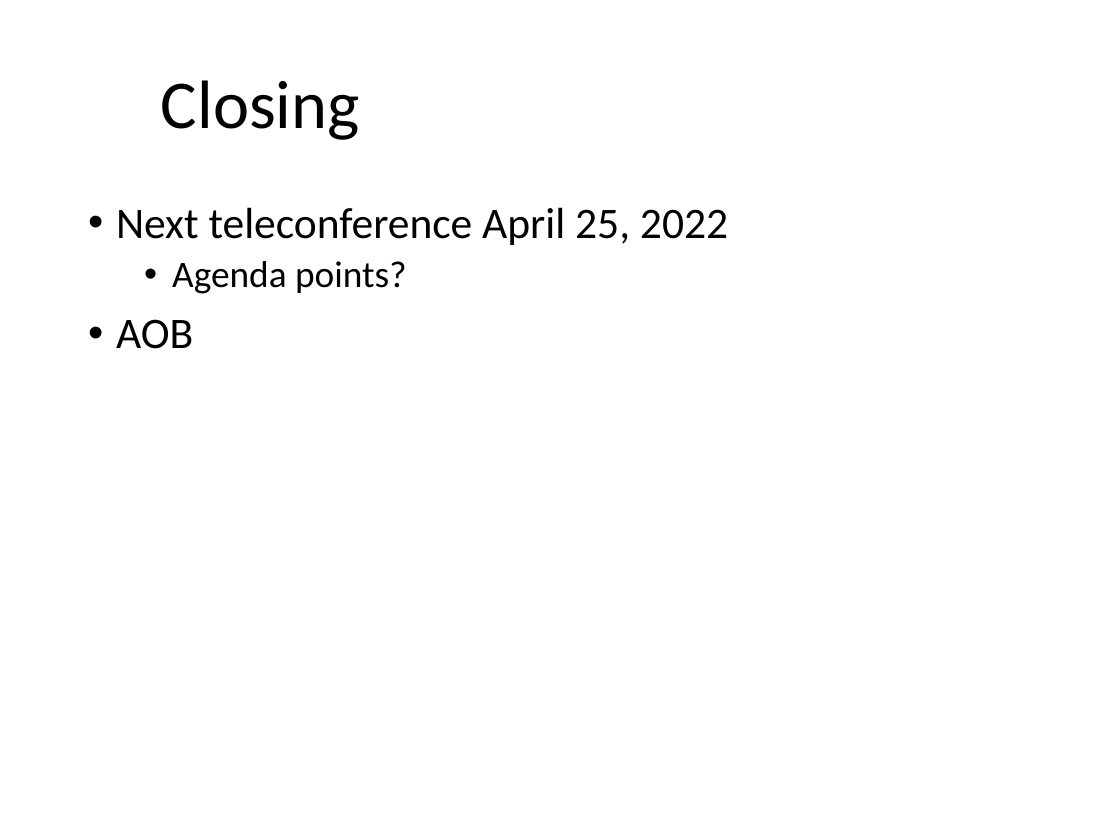
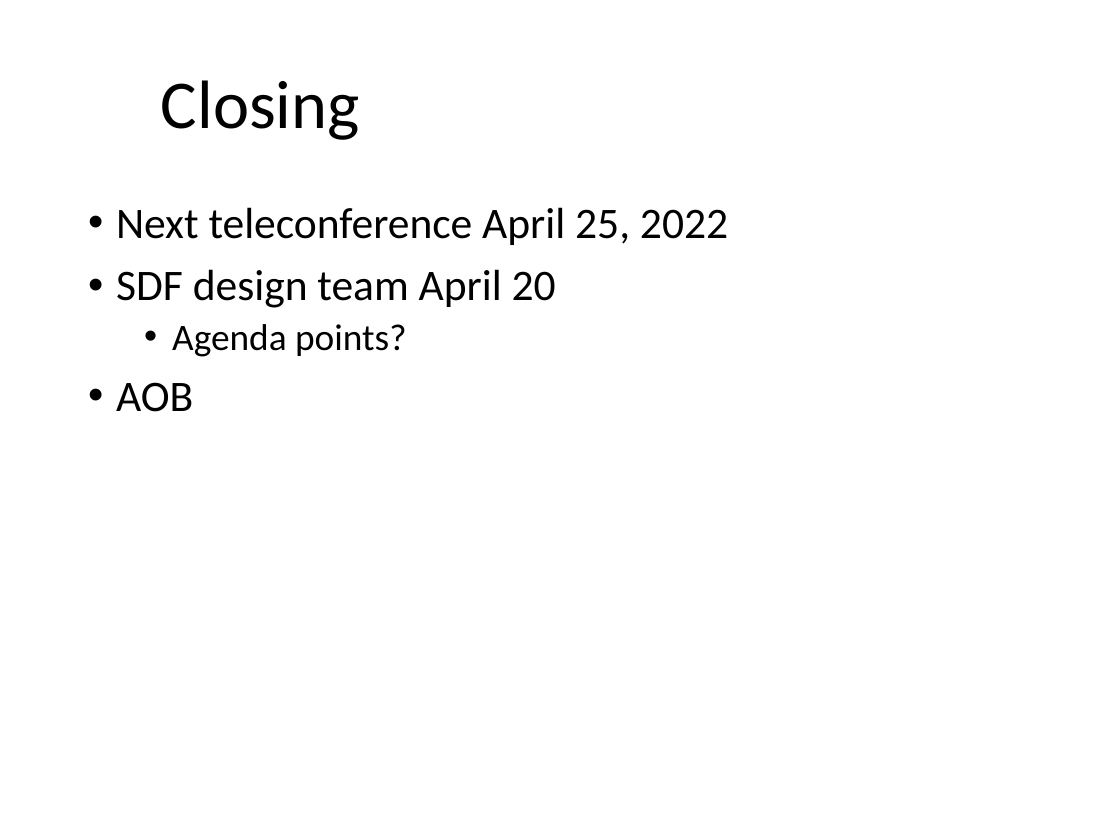
Before and after one commit to one-data-model/onedm-admin, a slide deck: slide 6 of Agenda Materials/onedm-agenda-2022-04-11.pptx (slide 5 before the commit). Drawn at 1120x840 pixels with LibreOffice and Linux fonts; fonts in the diff are those of the drawing; background and template pictures are left out. Boxes give left, top, right and bottom in pixels: in the first picture for what was removed or moved away, otherwise in the second. Text is boxed around its words. In the diff, an @@ line names an element or a change of style, - is before the commit and + after.

```diff
--- a/Agenda Materials/onedm-agenda-2022-04-11.pptx
+++ b/Agenda Materials/onedm-agenda-2022-04-11.pptx
@@ text at (x1=116, y1=269, x2=556, y2=308): paragraph added @@
+• SDF design team April 20
```
Also in this commit, not shown: 1 other slide changed, 1 slide added.
